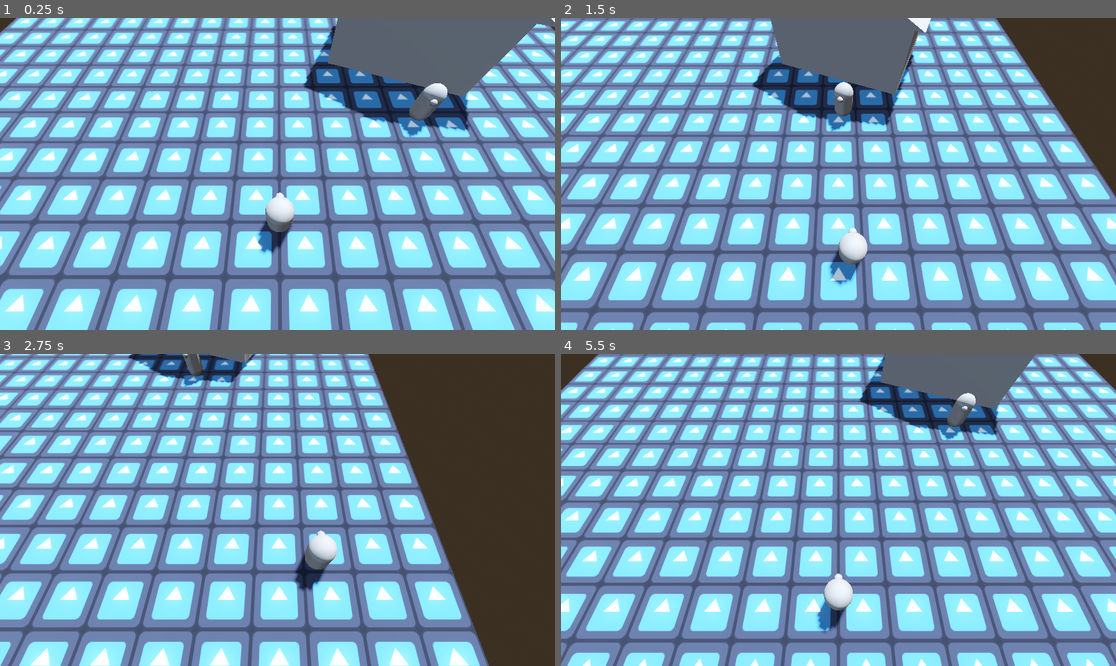
Above: before the commit, frames 1-4 (two rows, left to right).
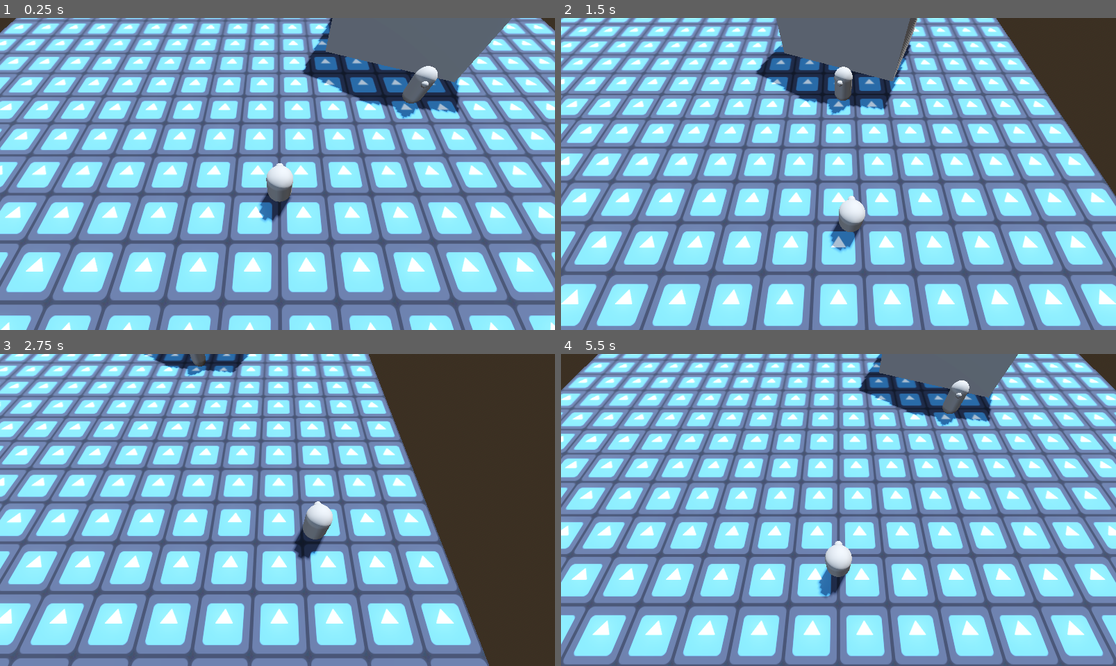
Above: after the commit, the same moments.

Repository: plusonelevel/ld58
Game: Godot game, scene res://scenes/main.tscn
Two runs of this game, one before a commit and one after it. Both use one fixed random seed, a clock stepped at 60 frames per second and the inputs below. The engine's default icon, where the game draws it, is replaced by a stand-in: a white triangle on a blue panel in a dark square.
Inputs:
- Up to frame 1 (0.25 s): no input
- Up to frame 2 (1.5 s): tap Enter (ui_accept) at 0.5, 0.77 s; hold Right (ui_right) 0.53-1.28 s; hold Down (ui_down) from 1.28 s (still down)
- Up to frame 3 (2.75 s): tap Enter (ui_accept) at 1.52 s; release Down (ui_down) at 2.03 s; hold Right (ui_right) from 2.03 s (still down)
- Up to frame 4 (5.5 s): release Right (ui_right) at 2.78 s; hold Up (ui_up) 2.78-3.53 s; tap Enter (ui_accept) at 3.02, 3.77, 4.52 s; hold Left (ui_left) 3.53-5.03 s; hold Down (ui_down) from 5.03 s (still down)

The runs differ from the first frame. In frame 1, 57% of the frame differs, in the area x 0-100%, y 0-100%; in frame 2, 54%; in frame 3, 47%; in frame 4, 58%.

Commit message:
add custom inputs

Diff:
--- a/project.godot
+++ b/project.godot
@@ -37,6 +37,34 @@
 , Object(InputEventKey,"resource_local_to_scene":false,"resource_name":"","device":-1,"window_id":0,"alt_pressed":false …(186 unchanged characters)…
 ]
 }
+move_up={
+"deadzone": 0.2,
+"events": [Object(InputEventKey,"resource_local_to_scene":false,"resource_name":"","device":-1,"window_id":0,"alt_pressed":false,"shift_pressed":false,"ctrl_pressed":false,"meta_pressed":false,"pressed":false,"keycode":0,"physical_keycode":87,"key_label":0,"unicode":119,"location":0,"echo":false,"script":null)
+, Object(InputEventKey,"resource_local_to_scene":false,"resource_name":"","device":-1,"window_id":0,"alt_pressed":false,"shift_pressed":false,"ctrl_pressed":false,"meta_pressed":false,"pressed":false,"keycode":0,"physical_keycode":4194320,"key_label":0,"unicode":0,"location":0,"echo":false,"script":null)
+, Object(InputEventJoypadMotion,"resource_local_to_scene":false,"resource_name":"","device":-1,"axis":1,"axis_value":-1.0,"script":null)
+]
+}
+move_down={
+"deadzone": 0.2,
+"events": [Object(InputEventKey,"resource_local_to_scene":false,"resource_name":"","device":-1,"window_id":0,"alt_pressed":false,"shift_pressed":false,"ctrl_pressed":false,"meta_pressed":false,"pressed":false,"keycode":0,"physical_keycode":83,"key_label":0,"unicode":115,"location":0,"echo":false,"script":null)
+, Object(InputEventKey,"resource_local_to_scene":false,"resource_name":"","device":-1,"window_id":0,"alt_pressed":false,"shift_pressed":false,"ctrl_pressed":false,"meta_pressed":false,"pressed":false,"keycode":0,"physical_keycode":4194322,"key_label":0,"unicode":0,"location":0,"echo":false,"script":null)
+, Object(InputEventJoypadMotion,"resource_local_to_scene":false,"resource_name":"","device":-1,"axis":1,"axis_value":1.0,"script":null)
+]
+}
+move_left={
+"deadzone": 0.2,
+"events": [Object(InputEventKey,"resource_local_to_scene":false,"resource_name":"","device":-1,"window_id":0,"alt_pressed":false,"shift_pressed":false,"ctrl_pressed":false,"meta_pressed":false,"pressed":false,"keycode":0,"physical_keycode":65,"key_label":0,"unicode":97,"location":0,"echo":false,"script":null)
+, Object(InputEventKey,"resource_local_to_scene":false,"resource_name":"","device":-1,"window_id":0,"alt_pressed":false,"shift_pressed":false,"ctrl_pressed":false,"meta_pressed":false,"pressed":false,"keycode":0,"physical_keycode":4194319,"key_label":0,"unicode":0,"location":0,"echo":false,"script":null)
+, Object(InputEventJoypadMotion,"resource_local_to_scene":false,"resource_name":"","device":-1,"axis":0,"axis_value":-1.0,"script":null)
+]
+}
+move_right={
+"deadzone": 0.2,
+"events": [Object(InputEventKey,"resource_local_to_scene":false,"resource_name":"","device":-1,"window_id":0,"alt_pressed":false,"shift_pressed":false,"ctrl_pressed":false,"meta_pressed":false,"pressed":false,"keycode":0,"physical_keycode":68,"key_label":0,"unicode":100,"location":0,"echo":false,"script":null)
+, Object(InputEventKey,"resource_local_to_scene":false,"resource_name":"","device":-1,"window_id":0,"alt_pressed":false,"shift_pressed":false,"ctrl_pressed":false,"meta_pressed":false,"pressed":false,"keycode":0,"physical_keycode":4194321,"key_label":0,"unicode":0,"location":0,"echo":false,"script":null)
+, Object(InputEventJoypadMotion,"resource_local_to_scene":false,"resource_name":"","device":-1,"axis":0,"axis_value":1.0,"script":null)
+]
+}
 
 [physics]
 
--- a/scenes/player.gd
+++ b/scenes/player.gd
@@ -18,7 +18,7 @@
 
 	# Get the input direction and handle the movement/deceleration.
 	# As good practice, you should replace UI actions with custom gameplay actions.
-	var input_dir := Input.get_vector("ui_left", "ui_right", "ui_up", "ui_down")
+	var input_dir := Input.get_vector("move_left", "move_right", "move_up", "move_down")
 	var direction := (transform.basis * Vector3(input_dir.x, 0, input_dir.y)).normalized()
 	if direction:
 		velocity.x = direction.x * SPEED
--- a/scenes/player.tscn
+++ b/scenes/player.tscn
@@ -31,8 +31,8 @@
 shape = SubResource("CapsuleShape3D_rwgxs")
 
 [node name="CameraTarget" type="Node3D" parent="."]
-transform = Transform3D(1, 0, 0, 0, 1, 0, 0, 0, 1, -0.042, 4.129, 1.044)
+transform = Transform3D(1, 0, 0, 0, 1, 0, 0, 0, 1, -0.042, 4.129, 1.654)
 
 [node name="Camera3D" type="Camera3D" parent="CameraTarget"]
-transform = Transform3D(1, 0, 0, 0, 0.4617486, 0.8870109, 0, -0.8870109, 0.4617486, -0.042, 4.129, 1.044)
+transform = Transform3D(1, 0, 0, 0, 0.4617486, 0.8870109, 0, -0.8870109, 0.4617486, -0.042, 4.129, 1.654)
 top_level = true
